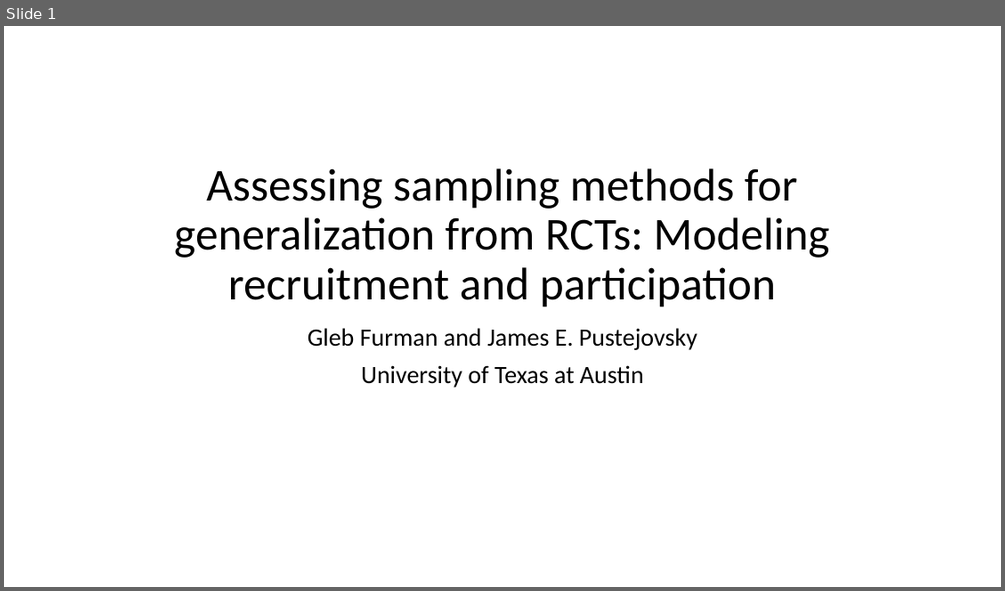
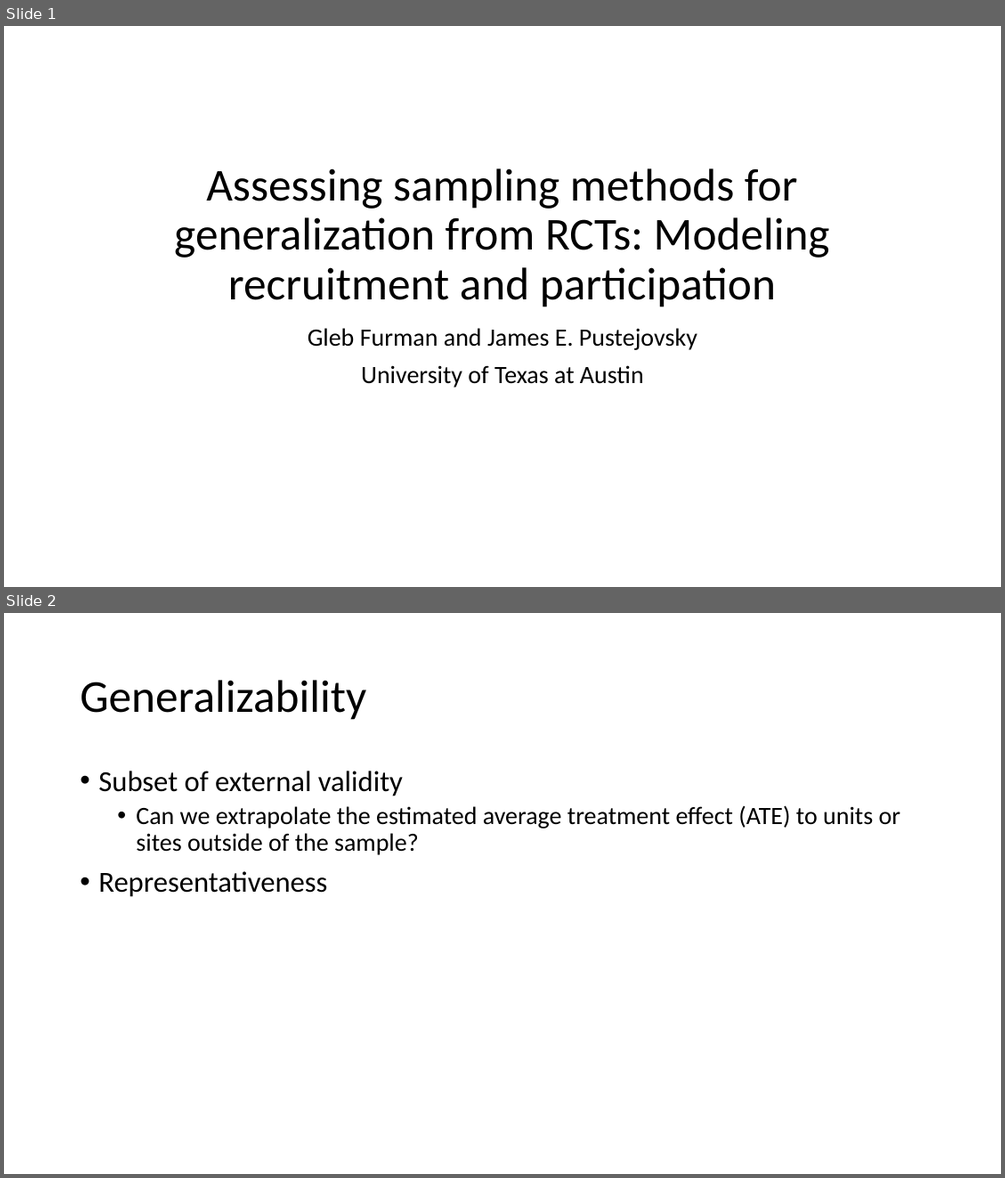
Before and after one commit to GlebFu/GenSamp, a slide deck: Presentation/GenSamp SREE.pptx. Shown one above the other, each under a label of ours: slide 1 before the commit, slides 1 and 2 after it. The pictures are 1005x591 and 1005x1178 pixels, drawn with LibreOffice and Linux fonts; fonts in the diff are those of the drawing. Boxes give left, top, right and bottom in pixels: in the first picture for what was removed or moved away, otherwise in the second. Text is boxed around its words. In the diff, an @@ line names an element or a change of style, - is before the commit and + after.

```diff
--- a/Presentation/GenSamp SREE.pptx
+++ b/Presentation/GenSamp SREE.pptx
@@ slide 2 added at [4, 613, 1001, 1174], background #FFFFFF @@
@@ title added at [80, 680, 366, 720], 44 pt, text #000000 @@
+Generalizability
@@ text added at [98, 771, 901, 897], 24 pt, text #000000 @@
+• Subset of external validity
+  • Can we extrapolate the estimated average treatment effect (ATE) to units or sites outside of the sample?
+• Representativeness
```
Also in this commit, not shown: 1 other slide added, 1 slide removed, 11 other files.
